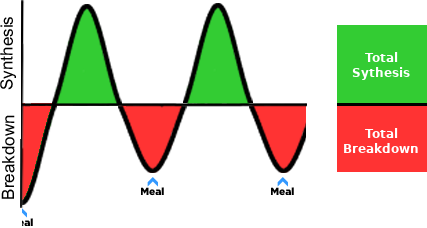
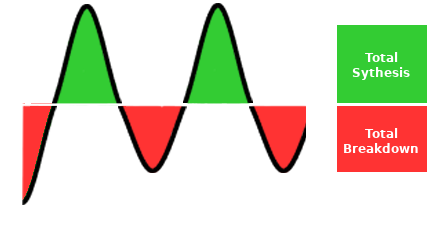
The second 427x228 image is a revision of the first. Changes to its layers:
painted on "Protein Balance Bar" over [337,103,427,106]
painted on "Axes" over [20,0,307,208]
painted on "Meal Arrow 3" over [271,177,294,196]
painted on "Meal Arrow 2" over [141,177,164,196]
painted on "Meal Arrow 1" over [22,208,33,226]
painted on "Breakdown copy" over [1,115,15,199]
painted on "Synthesis copy" over [0,17,16,90]
